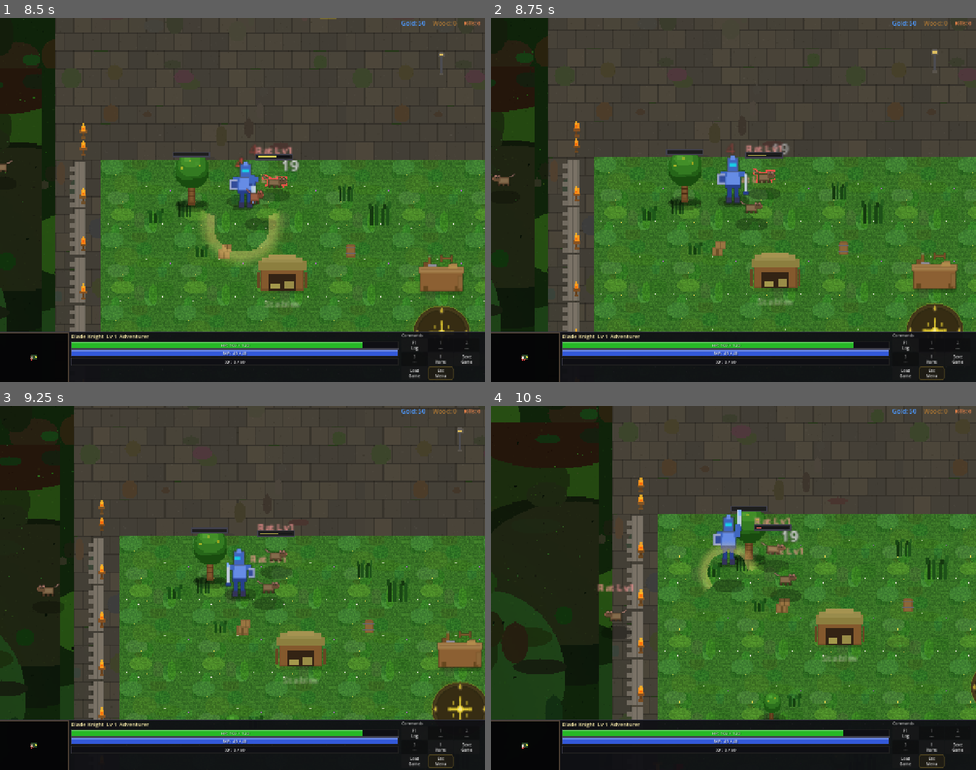
Above: before the commit, frames 1-4 (two rows, left to right).
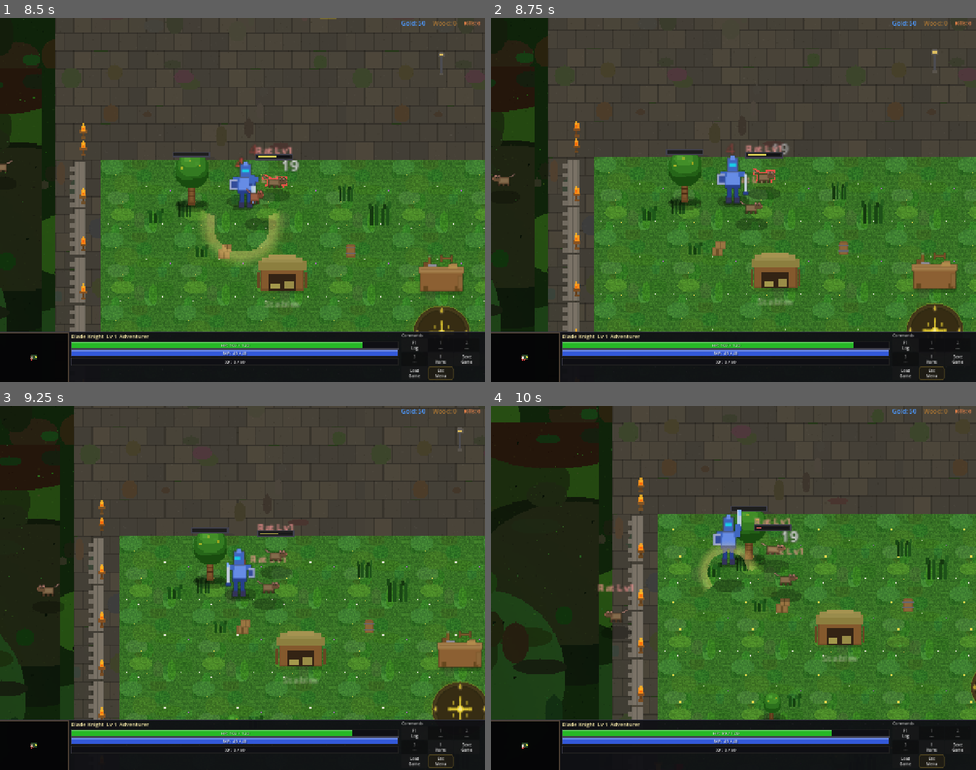
Above: after the commit, the same moments.

Repository: slxny/legends-open-rpg
Game: Godot game, scene res://scenes/main.tscn
Two runs of this game, one before a commit and one after it. Both use one fixed random seed, a clock stepped at 60 frames per second and the inputs below.
Inputs (mouse positions are in pixels of both pictures, inside the frame that each line leads up to):
- Up to frame 1 (8.5 s): tap Enter at 0.5 s; move the mouse to (349, 181) at 0.52 s; hold D (move_right) 0.53-1.25 s; hold Space (attack) 0.53-1.25 s; click (349, 181) at 0.67 s; drag from (145, 218) to (218, 272) at 1.27 s; move the mouse to (33, 356) at 2.02 s; hold D (move_right) 2.03-2.75 s; hold Space (attack) 2.03-2.75 s; tap E (ability_2) at 2.1, 8.1 s; click (33, 356) at 2.17 s; drag from (218, 272) to (451, 94) at 2.77 s; move the mouse to (388, 254) at 3.52 s; hold A (move_left) 3.53-4.25 s; hold Space (attack) 3.53-4.25 s; tap F (interact) at 3.6 s; drag from (97, 145) to (431, 360) at 4.27 s; move the mouse to (266, 200) at 5.02 s; hold S (move_down) 5.03-5.75 s; hold Space (attack) 5.03-5.75 s; tap 2 at 5.1 s; click (266, 200) at 5.17 s; drag from (4, 254) to (242, 221) at 5.77 s; drag from (48, 178) to (291, 119) at 6.52 s; drag from (140, 367) to (363, 338) at 7.27 s; move the mouse to (281, 200) at 8.02 s; hold S (move_down) from 8.03 s (still down); hold Space (attack) from 8.03 s (still down); click (281, 200) at 8.17 s
- Up to frame 2 (8.75 s): keep holding S (move_down); keep holding Space (attack)
- Up to frame 3 (9.25 s): release S (move_down) at 8.75 s; release Space (attack) at 8.75 s; drag from (14, 588) to (242, 588) at 8.77 s
- Up to frame 4 (10 s): move the mouse to (879, 642) at 9.52 s; hold W (move_up) from 9.53 s (still down); hold Space (attack) from 9.53 s (still down); tap F (interact) at 9.6 s; click (879, 642) at 9.67 s

Frame 1 is identical in both runs. In frame 2, 0.3% of the frame differs, in the area x 0-100%, y 9-85%; in frame 3, 0.4%; in frame 4, 1.0%, in the area x 0-100%, y 0-91%.

Commit message:
v0.83.33: Combat overhaul — Phase 1B.6e enemy stagger interrupts attacks
VISIBLE CHANGE: heavy hits now INTERRUPT enemy attacks.

- enemy.gd connects HitReactionComponent.stagger_requested and
  stagger_ended.
- _on_stagger_requested: if mid-ATTACK, resets _attack_timer; extends
  the hit-stop freeze for the full stagger duration so _physics_
  process skips AI for the whole window.
- _on_stagger_ended (plan corr. 10): if state is still ATTACK,
  transitions to CHASE with a fresh cooldown — never blindly restores
  the prior state. The state machine then re-evaluates target distance
  naturally on the next tick.
- _on_hit_resolved_for_reaction now derives was_heavy from result.
  final_feedback.weight (HEAVY/FINISHER/CRIT/ELITE/BOSS). Light/medium
  attacks won't trip heavy-only tier gates — HEAVY/ELITE/BOSS enemies
  only stagger on heavy attacks; LIGHT/MEDIUM stagger on any hit.
- Boss tier still immune (stagger_resistance = 1.0 preset).

Headless: smoke all PASS, parse clean. Grep guard CLEAN.

Co-Authored-By: Claude Opus 4.7 (1M context) <noreply@anthropic.com>

Diff:
--- a/scenes/enemies/enemy.gd
+++ b/scenes/enemies/enemy.gd
@@ -136,6 +136,13 @@
 	# of _knockback_velocity.
 	if CombatManager.has_signal("hit_resolved"):
 		CombatManager.hit_resolved.connect(_on_hit_resolved_for_reaction)
+	# Phase 1B.6e: stagger wiring. The component decides WHEN to stagger
+	# (tier resistance, stagger_only_heavy, repeated-hit dampening); we
+	# decide WHAT it does to AI here.
+	if _hit_reaction.has_signal("stagger_requested"):
+		_hit_reaction.stagger_requested.connect(_on_stagger_requested)
+	if _hit_reaction.has_signal("stagger_ended"):
+		_hit_reaction.stagger_ended.connect(_on_stagger_ended)
 	# Detect mobile for font scaling
 	var vp_size = get_viewport().get_visible_rect().size
 	var is_mobile = GameManager.is_mobile_device()
@@ -2904,6 +2911,34 @@
 			return 0  # LIGHT
 
 
+# Phase 1B.6e — stagger handlers.
+# HitReactionComponent fires stagger_requested when the hit is strong
+# enough (tier-dependent, with profile.stagger_only_heavy gating).
+# Owner code decides what stagger means to the AI. We:
+#   - cancel any in-flight attack
+#   - extend the hit-stop freeze for the full stagger duration so
+#     _physics_process keeps skipping
+func _on_stagger_requested(duration_ms: int) -> void:
+	if _is_dead:
+		return
+	# Interrupt the attack so the enemy can't immediately re-strike on
+	# resume (plan corr. 10: don't blindly restore prior state).
+	if current_state == State.ATTACK:
+		_attack_timer = attack_cooldown * 0.5
+	if HitStopController != null and duration_ms > 0:
+		HitStopController.freeze_target(self, duration_ms, 1)  # VICTIM
+
+
+# Plan corr. 10: after stagger, re-evaluate state from CURRENT conditions
+# rather than blindly resuming ATTACK.
+func _on_stagger_ended() -> void:
+	if _is_dead:
+		return
+	if current_state == State.ATTACK:
+		current_state = State.CHASE
+		_attack_timer = max(_attack_timer, attack_cooldown * 0.4)
+
+
 # Fires for every confirmed hit anywhere in the world. Cheap filter so
 # unrelated hits don't trigger this enemy's flinch.
 func _on_hit_resolved_for_reaction(result: Resource) -> void:
@@ -2921,4 +2956,14 @@
 	# disconnected this stage anyway). Visual flinch + flash still runs.
 	# Note (1B.6d): victim freeze is now dispatched by CombatManager from
 	# result.final_feedback.victim_freeze_ms — no per-enemy freeze call here.
-	_hit_reaction.react(dir, 0.0, bool(result.was_crit), false)
+	# Phase 1B.6e: derive was_heavy from the chosen profile so stagger can
+	# fire for HEAVY/FINISHER/CRIT/ELITE/BOSS-weight hits. Light/medium
+	# attacks don't pass was_heavy=true, so heavy-only tiers (HEAVY, ELITE,
+	# BOSS) won't stagger on a basic A/B swing.
+	var was_heavy: bool = false
+	var feedback = result.final_feedback
+	if feedback != null:
+		var w: int = int(feedback.get("weight"))
+		# Weight enum: HEAVY=2, FINISHER=3, CRIT=4, ELITE_KILL=5, BOSS_EVENT=6
+		was_heavy = w >= 2
+	_hit_reaction.react(dir, 0.0, bool(result.was_crit), was_heavy)
--- a/scenes/ui/changelog_dialog.gd
+++ b/scenes/ui/changelog_dialog.gd
@@ -9,9 +9,20 @@
 var _is_visible: bool = false
 var _is_mobile: bool = false
 
-const GAME_VERSION := "v0.83.32"
+const GAME_VERSION := "v0.83.33"
 
 const CHANGELOG: Array[Dictionary] = [
+	{
+		"version": "v0.83.33",
+		"title": "Combat overhaul — Phase 1B.6e enemy stagger interrupts attacks",
+		"date": "2026-06-14",
+		"entries": [
+			"VISIBLE CHANGE: heavy hits now INTERRUPT enemy attacks. A C-finisher, D thrust, E spin, or any special / charged / crit landing on a mid-attack light or medium enemy cancels their swing — they stagger briefly, then re-evaluate state instead of resuming the attack.",
+			"enemy.gd: connected HitReactionComponent.stagger_requested + stagger_ended. On stagger, current attack timer is reset and freeze is extended to the stagger duration so AI ticks are skipped for the full window. On stagger_ended, ATTACK state transitions to CHASE with a fresh cooldown — plan corr. 10 (never blindly restore prior state).",
+			"_on_hit_resolved_for_reaction now derives was_heavy from the CombatFeedbackProfile weight (HEAVY/FINISHER/CRIT/ELITE/BOSS). Light/medium attacks don't trip heavy-only tier gates (HEAVY/ELITE/BOSS enemies require heavy attacks to stagger; LIGHT/MEDIUM enemies stagger on any hit).",
+			"Boss tier still immune to stagger (stagger_resistance = 1.0 in preset).",
+		]
+	},
 	{
 		"version": "v0.83.32",
 		"title": "Combat overhaul — Phase 1B.6d profile-driven feedback (C-finisher distinct)",
